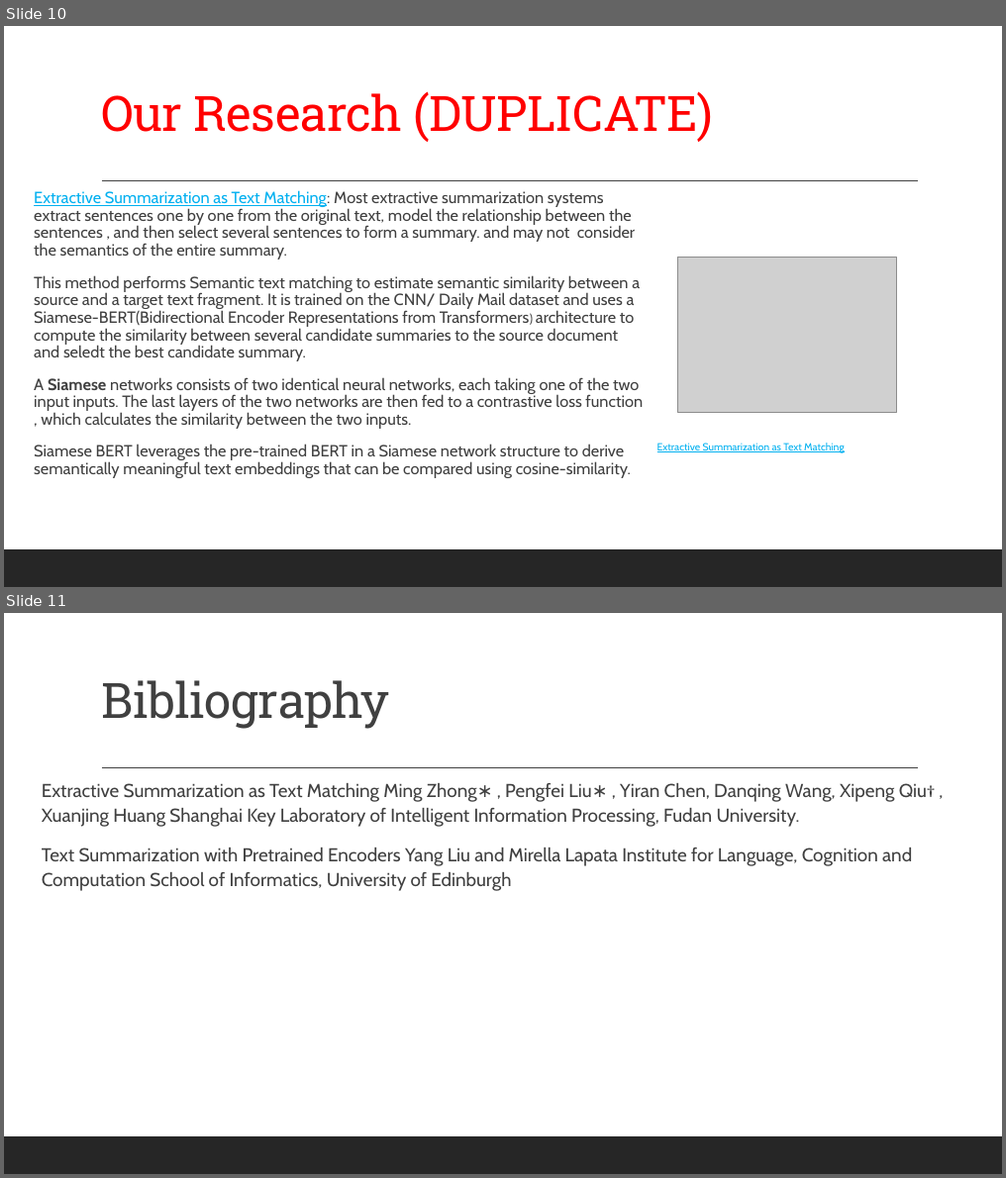
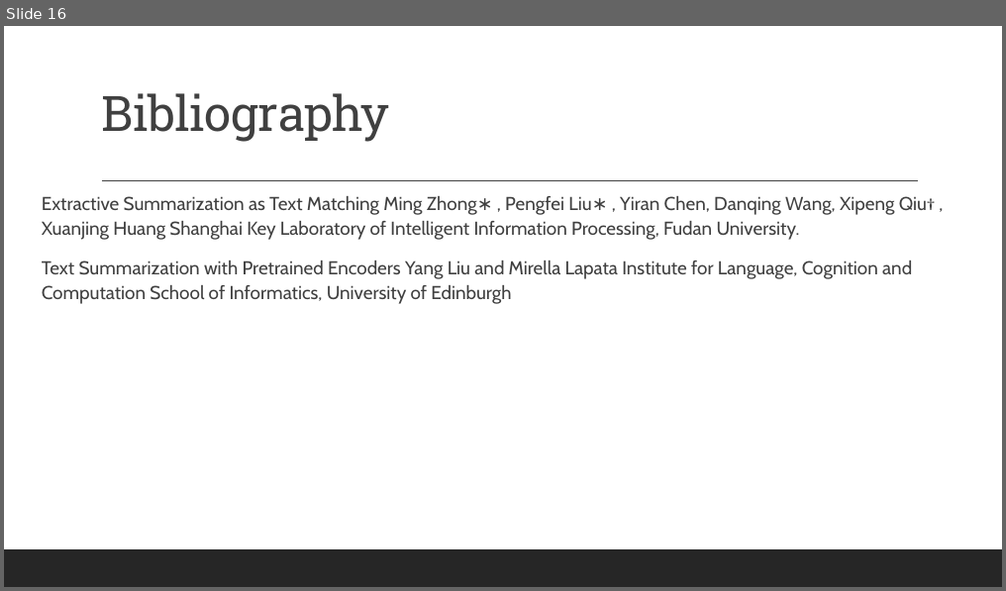
Before and after one commit to gufranpathan/case_law_g45, a slide deck: Group 45 Data Science for Case Law.pptx. Shown one above the other, each under a label of ours: slides 10 and 11 before the commit, slide 16 after it. The pictures are 1006x1178 and 1006x591 pixels, drawn with LibreOffice and Linux fonts; fonts in the diff are those of the drawing; grey boxes stand for pictures. Boxes give left, top, right and bottom in pixels: in the first picture for what was removed or moved away, otherwise in the second. Text is boxed around its words. In the diff, an @@ line names an element or a change of style, - is before the commit and + after.

```diff
--- a/Group 45 Data Science for Case Law.pptx
+++ b/Group 45 Data Science for Case Law.pptx
@@ slide 10 removed at <box>4,26,1002,587</box>, background #FFFFFF; not listed: 2 template elements that a slide beside it also shows @@
@@ title removed at <box>101,91,713,142</box> @@
-Our Research (DUPLICATE)
@@ text removed at <box>34,190,643,478</box> @@
-Extractive Summarization as Text Matching: Most extractive summarization systems extract sentences one by one from the original text, model the relationship between the sentences , and then select several sentences to form a summary. and may not consider the semantics of the entire summary.
-This method performs Semantic text matching to estimate semantic similarity between a source and a target text fragment. It is trained on the CNN/ Daily Mail dataset and uses a Siamese-BERT(Bidirectional Encoder Representations from Transformers) architecture to compute the similarity between several candidate summaries to the source document and seledt the best candidate summary.
-A Siamese networks consists of two identical neural networks, each taking one of the two input inputs. The last layers of the two networks are then fed to a contrastive loss function , which calculates the similarity between the two inputs.
-Siamese BERT leverages the pre-trained BERT in a Siamese network structure to derive semantically meaningful text embeddings that can be compared using cosine-similarity.
@@ picture removed at <box>678,258,897,412</box> @@
@@ text removed at <box>657,443,845,454</box> @@
-Extractive Summarization as Text Matching
@@ what was slide 11 is now slide 16 @@
```
Also in this commit, not shown: 9 slides changed, 6 slides added.
